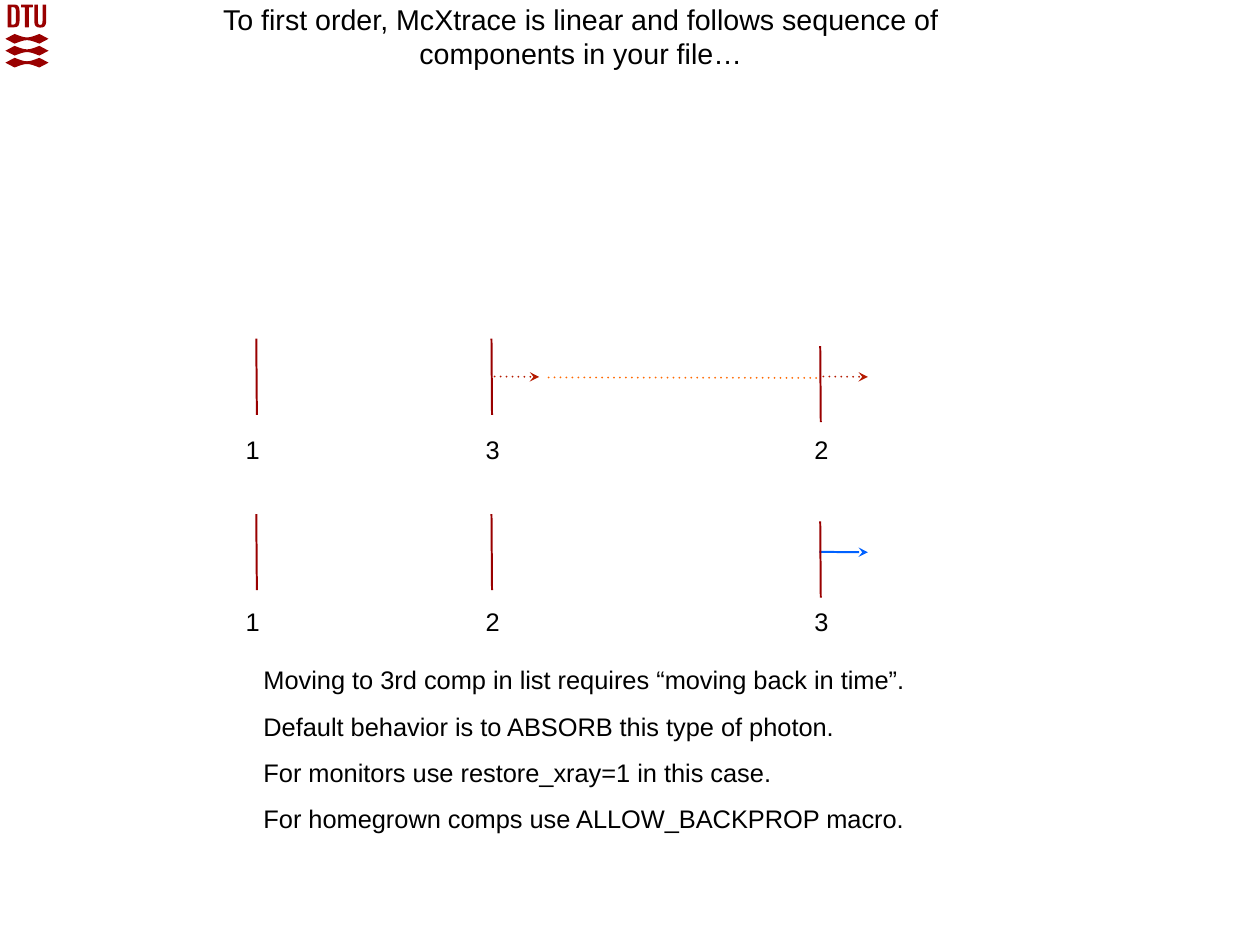
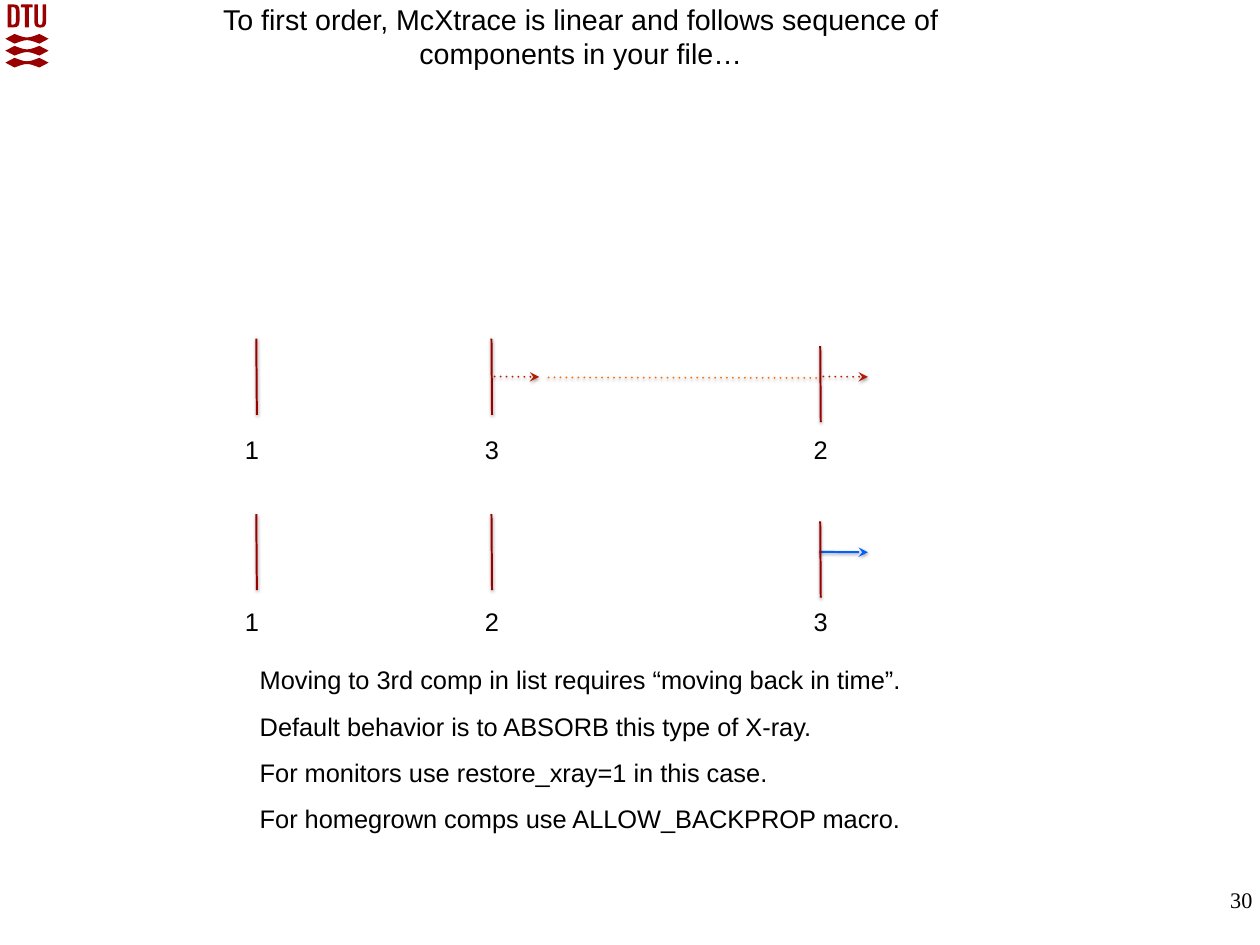
Before and after one commit to McStasMcXtrace/Schools, a slide deck: slide 30 of SOLEIL_March_2022/Day2_Thursday_March_10th/3_Components/McXtrace_component_and_instrument_concepts.pptx. Drawn at 1260x945 pixels with LibreOffice and Linux fonts; fonts in the diff are those of the drawing; background and template pictures are left out. Boxes give left, top, right and bottom in pixels: in the first picture for what was removed or moved away, otherwise in the second. Text is boxed around its words. In the diff, an @@ line names an element or a change of style, - is before the commit and + after.

```diff
--- a/SOLEIL_March_2022/Day2_Thursday_March_10th/3_Components/McXtrace_component_and_instrument_concepts.pptx
+++ b/SOLEIL_March_2022/Day2_Thursday_March_10th/3_Components/McXtrace_component_and_instrument_concepts.pptx
@@ text at bbox=[260, 717, 811, 741]: text changed @@
-Default behavior is to ABSORB this type of photon.
+Default behavior is to ABSORB this type of X-ray.
@@ page number added at bbox=[1230, 893, 1252, 909], 14 pt, text #000000 @@
+30
```
Also in this commit, not shown: 30 other slides changed, 2 other files.
